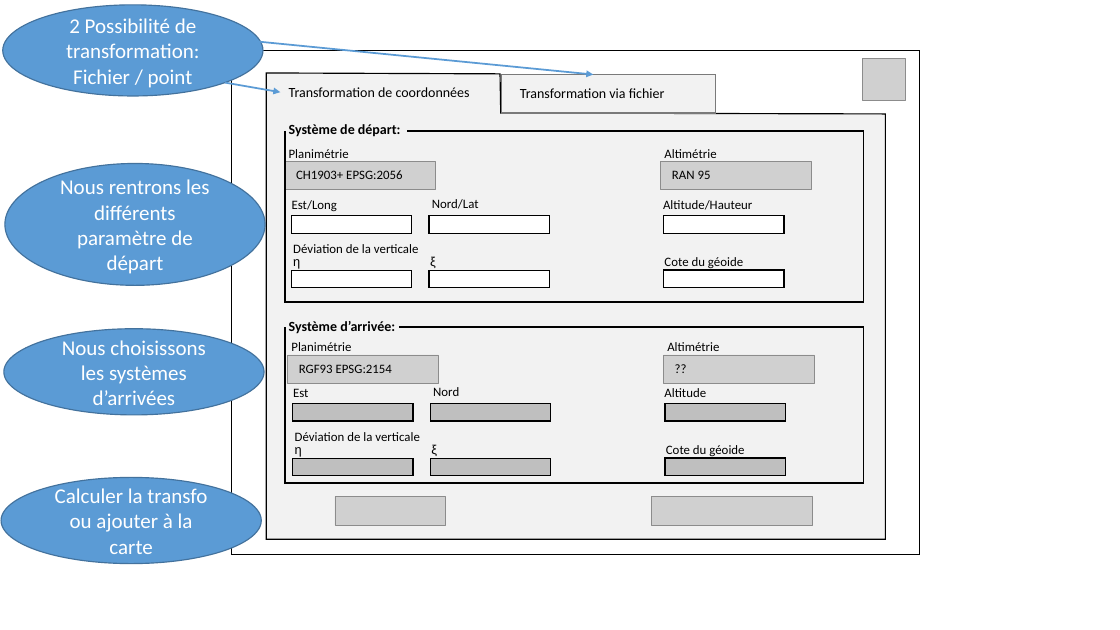
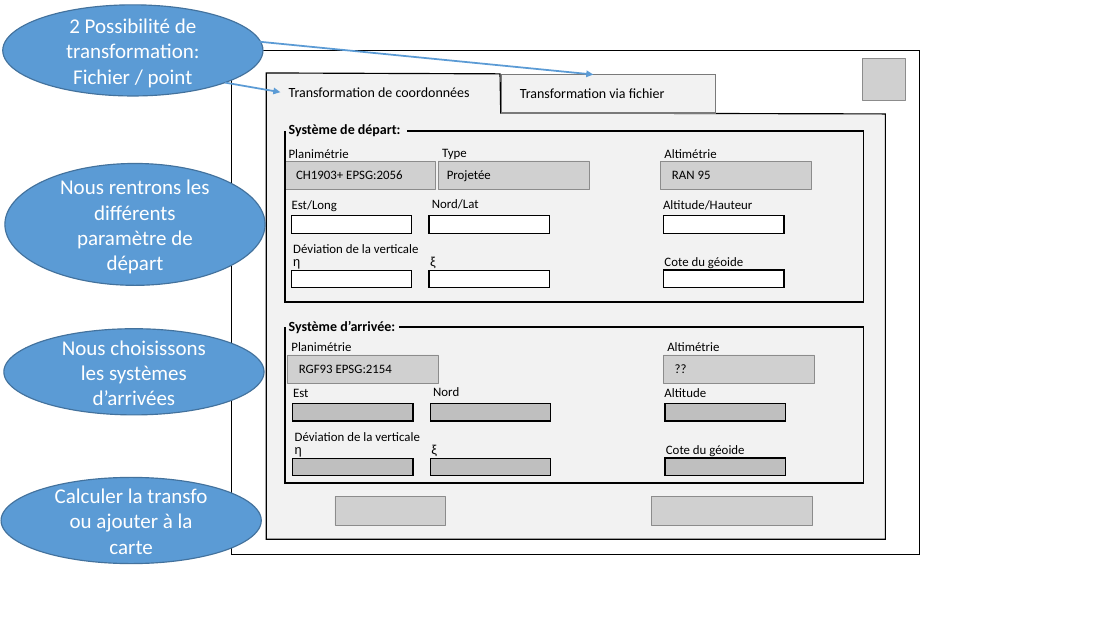
Before and after one commit to Pepiito/ProjetDev, a slide deck: slide 5 of docs/maquette.pptx. Drawn at 1120x630 pixels with LibreOffice and Linux fonts; fonts in the diff are those of the drawing; grey boxes stand for pictures; background and template pictures are left out. Boxes give left, top, right and bottom in pixels: in the first picture for what was removed or moved away, otherwise in the second. Text is boxed around its words. In the diff, an @@ line names an element or a change of style, - is before the commit and + after.

Commit message:
de

```diff
--- a/docs/maquette.pptx
+++ b/docs/maquette.pptx
@@ text added at [442,148,467,159], 11 pt, text #000000 @@
+Type
@@ picture added at [439,161,589,190] @@
@@ text added at [447,170,491,181], 11 pt, text #000000 @@
+Projetée
```
